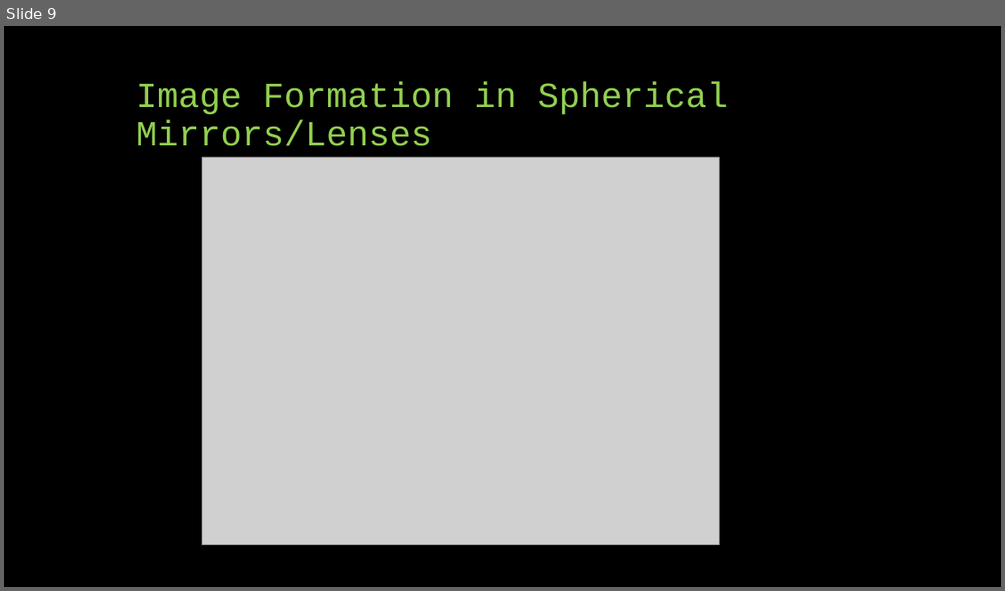
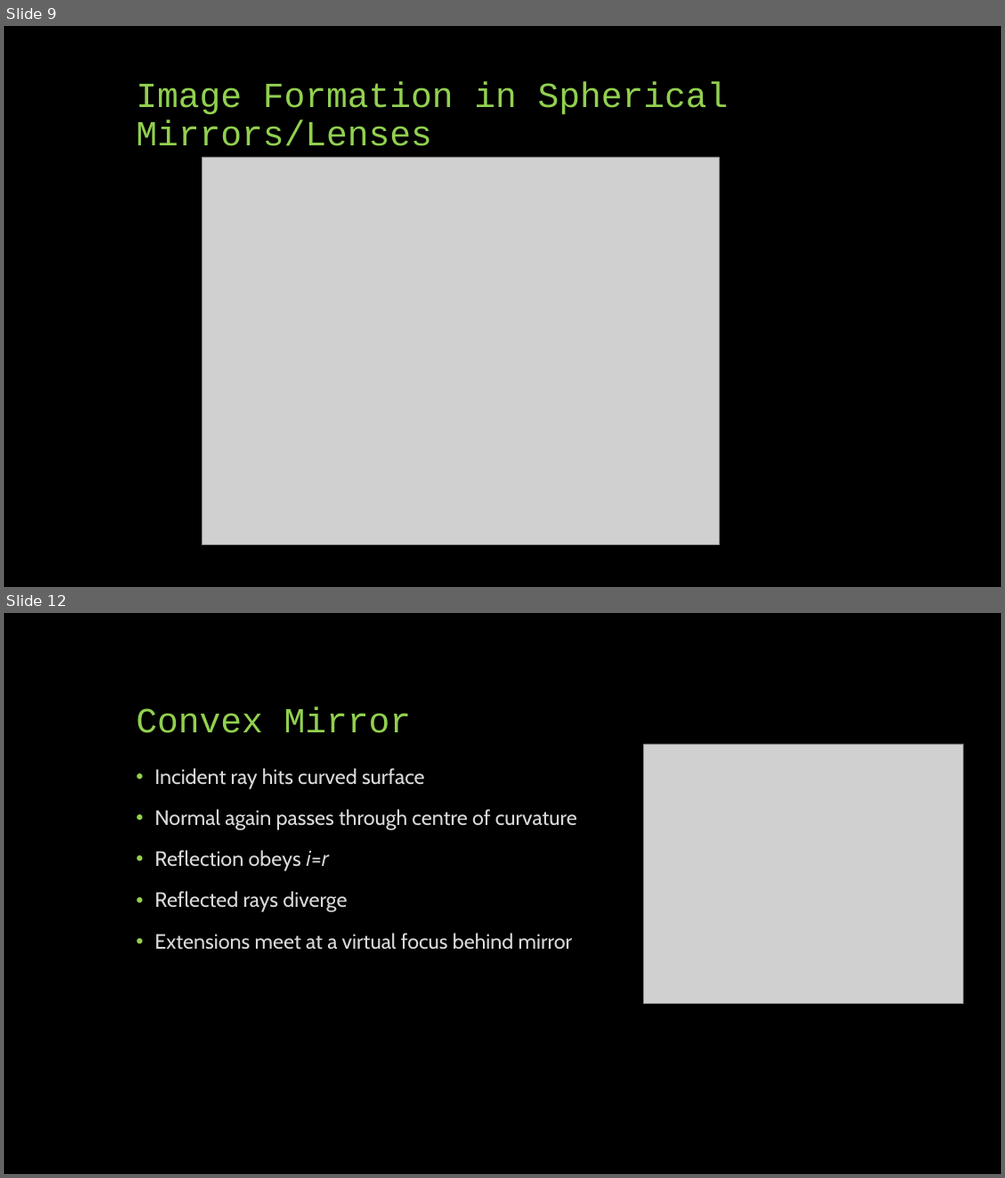
Before and after one commit to SreejithRajan-Lab/Computer-Vision, a slide deck: Presentations/Computer Vision – Module 1.pptx. Shown one above the other, each under a label of ours: slide 9 before the commit, slides 9 and 12 after it; the slides between them are not shown. The pictures are 1005x591 and 1005x1178 pixels, drawn with LibreOffice and Linux fonts; fonts in the diff are those of the drawing; grey boxes stand for pictures. Boxes give left, top, right and bottom in pixels: in the first picture for what was removed or moved away, otherwise in the second. Text is boxed around its words. In the diff, an @@ line names an element or a change of style, - is before the commit and + after.

```diff
--- a/Presentations/Computer Vision – Module 1.pptx
+++ b/Presentations/Computer Vision – Module 1.pptx
@@ slide 12 added at box(4, 613, 1001, 1174), background #000000 @@
@@ title added at box(136, 706, 412, 733), 34 pt, text #92D050 @@
+Convex Mirror
@@ picture added at box(644, 744, 963, 1003) @@
@@ text added at box(154, 768, 577, 949), 20 pt, text #D9D9D9 @@
+• Incident ray hits curved surface
+• Normal again passes through centre of curvature
+• Reflection obeys 𝑖=𝑟
+• Reflected rays diverge
+• Extensions meet at a virtual focus behind mirror
```
Also in this commit, not shown: 8 other slides added.
